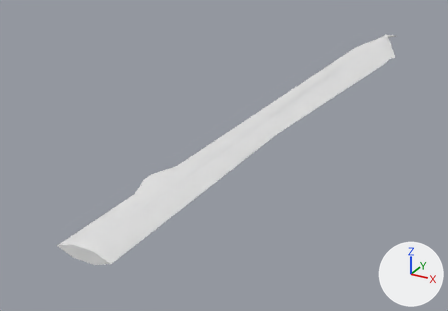
A saved change to the glTF model godot/assets/waffen/modelle/grossschwertklinge/t6_3.glb.
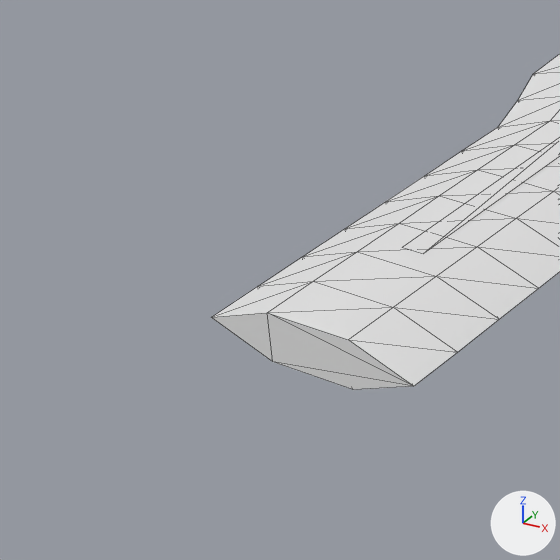
Old and new are each drawn whole from a 50 mm lens placed at (0.378, -0.196, 0.34), pointed at (-0.084, 0.643, -0.08) and again close up on the part from 0% to 34% of the width and 52% to 100% of the height. The axes (+X, +Y, +Z) are drawn at lower right. The lights are the same throughout. The first two pictures are the older version. The close-ups show mesh edges as thin lines. Vertices at exactly the same position are counted once.

The scene before the commit, as lines of its bpy script (objects in view):
```python
me_grossschwertklinge_t6_3 = bpy.data.meshes.new('grossschwertklinge_t6_3')
me_grossschwertklinge_t6_3.from_pydata(...)  # 397 vertices, 750 faces; spans x -0.048..0.073, y 0.2..1.32, z -0.008..0.008
# faces by material slot: [718, 32]
me_grossschwertklinge_t6_3.materials.append(mat_klinge)  # white #e7e7e7
me_grossschwertklinge_t6_3.materials.append(mat_leucht)  # white #e7e7e7
ob_grossschwertklinge_t6_3 = bpy.data.objects.new('grossschwertklinge_t6_3', me_grossschwertklinge_t6_3)
ob_grossschwertklinge_t6_3.location = (0.0, 0.0, 0.0)
```
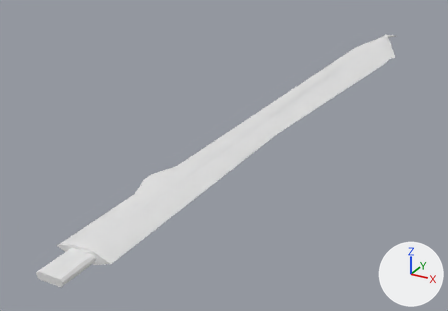
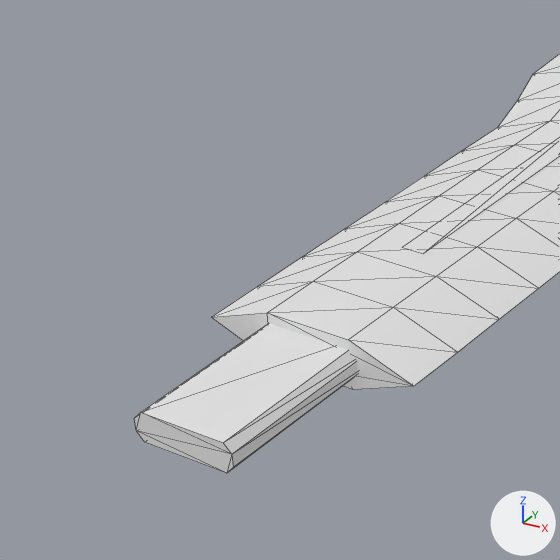
What differs and where, as boxes [x1, y1, x2, y2] in the close-ups (560 x 560 px):
'grossschwertklinge_t6_3', reshaped: before [211, 54, 560, 390]; after [135, 54, 560, 473]
part 1 of me_grossschwertklinge_t6_3, added: after [135, 323, 358, 473]

The change, as a diff of the scene's bpy script:
```diff
--- a/godot/assets/waffen/modelle/grossschwertklinge/t6_3.glb.py
+++ b/godot/assets/waffen/modelle/grossschwertklinge/t6_3.glb.py
@@ mat_beschlag @@
+mat_beschlag = principled_material('beschlag')
+mat_beschlag.base_color = (0.8, 0.8, 0.8)  # white #e7e7e7
@@ me_grossschwertklinge_t6_3 @@
 # used by ob_grossschwertklinge_t6_3; location = (0.0, 0.0, 0.0)
-me_grossschwertklinge_t6_3.from_pydata(...)  # 397 vertices, 750 faces; spans x -0.048..0.073, y 0.2..1.32, z -0.008..0.008
+me_grossschwertklinge_t6_3.from_pydata(...)  # 413 vertices, 778 faces; spans x -0.048..0.073, y 0.152..1.32, z -0.008..0.008
+# me_grossschwertklinge_t6_3 part 1: a new loose piece of 16 vertices spanning x -0.016..0.016, y 0.152..0.21, z -0.005..0.005, in mat_beschlag (white #e7e7e7)
 me_grossschwertklinge_t6_3.materials.append(mat_klinge)
 me_grossschwertklinge_t6_3.materials.append(mat_leucht)
+me_grossschwertklinge_t6_3.materials.append(mat_beschlag)  # white #e7e7e7
```
